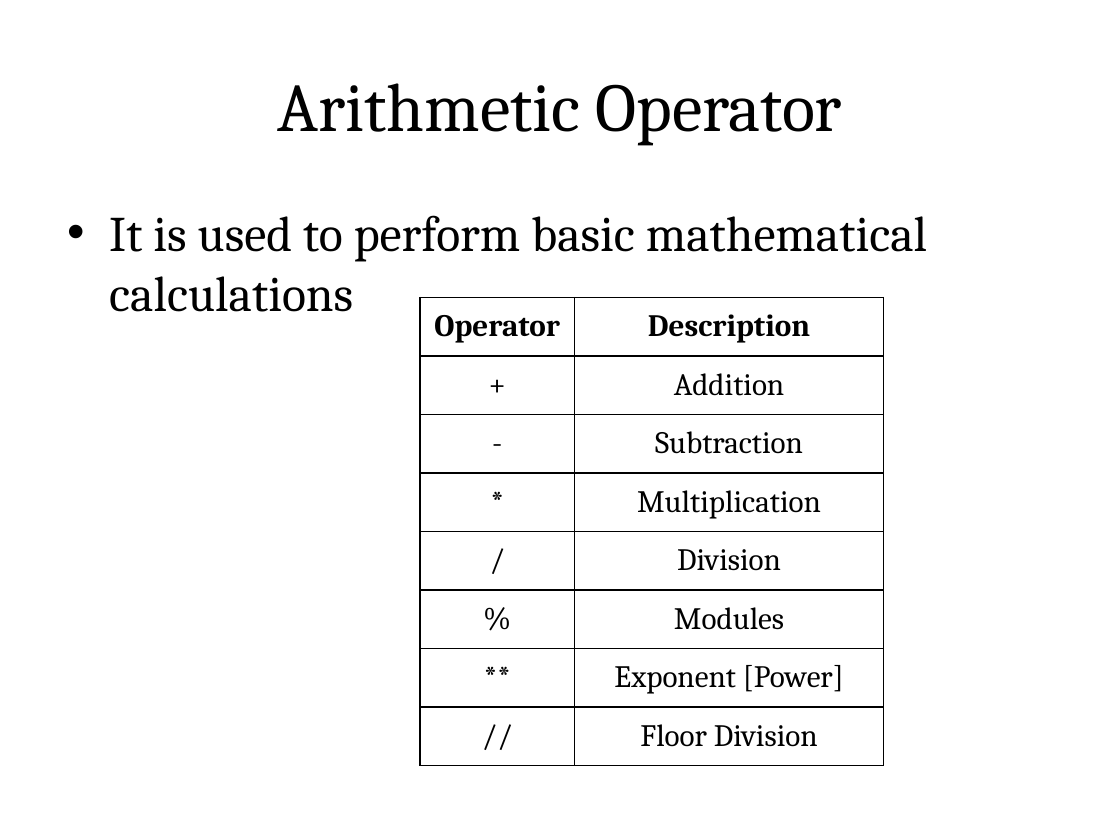
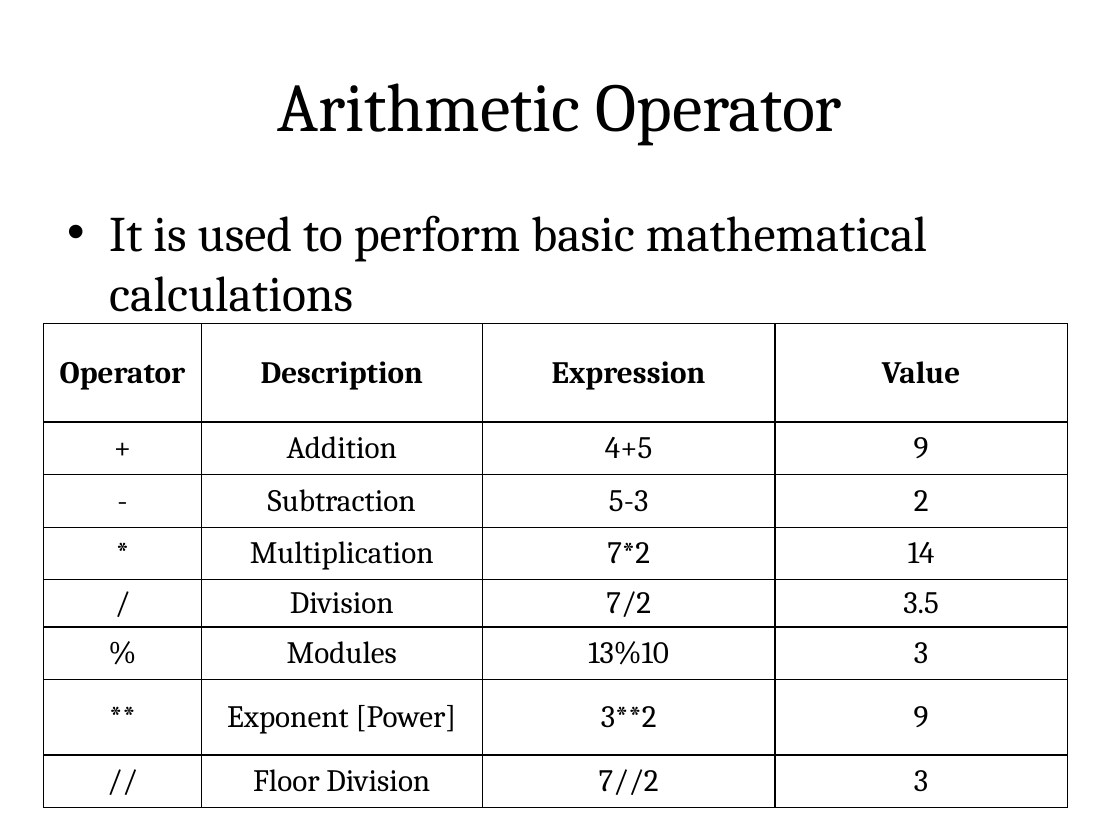
Before and after one commit to rajasekaran36/GE8151-Problem-Solving-and-Python-Programming, a slide deck: slide 4 of Slides/Unit 2/GE8151-U2-2-Operators.pptx. Drawn at 1120x840 pixels with LibreOffice and Linux fonts; fonts in the diff are those of the drawing. Boxes give left, top, right and bottom in pixels: in the first picture for what was removed or moved away, otherwise in the second. Text is boxed around its words. In the diff, an @@ line names an element or a change of style, - is before the commit and + after.

```diff
--- a/Slides/Unit 2/GE8151-U2-2-Operators.pptx
+++ b/Slides/Unit 2/GE8151-U2-2-Operators.pptx
@@ table at [44, 324, 1067, 809] @@
+column 3: Expression | 4+5 | 5-3 | 7*2 | 7/2 | 13%10 | 3**2 | 7//2
+column 4: Value | 9 | 2 | 14 | 3.5 | 3 | 9 | 3
@@ table: place and size @@
-table at [420, 298, 884, 766]
+table at [44, 324, 1067, 809]
```
Also in this commit, not shown: 1 other slide changed, 6 slides added, 30 other files.
